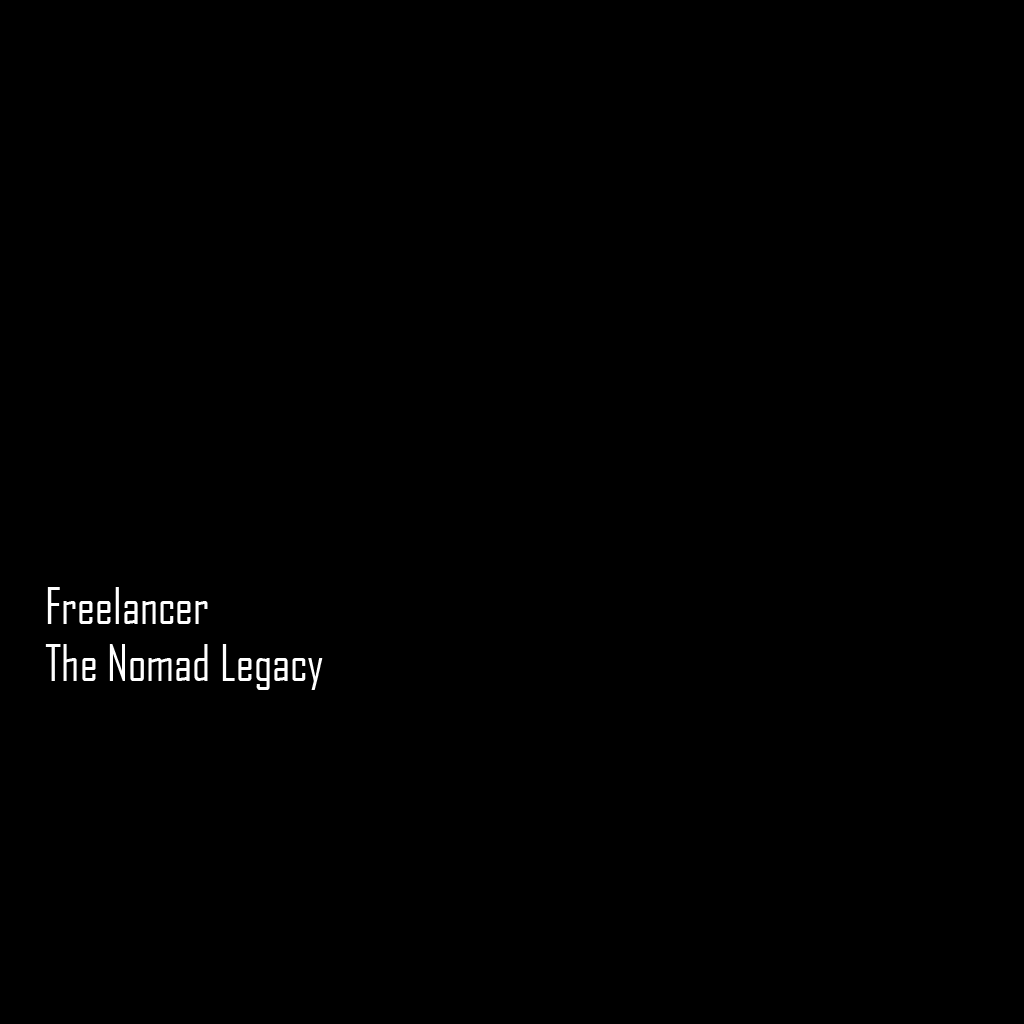
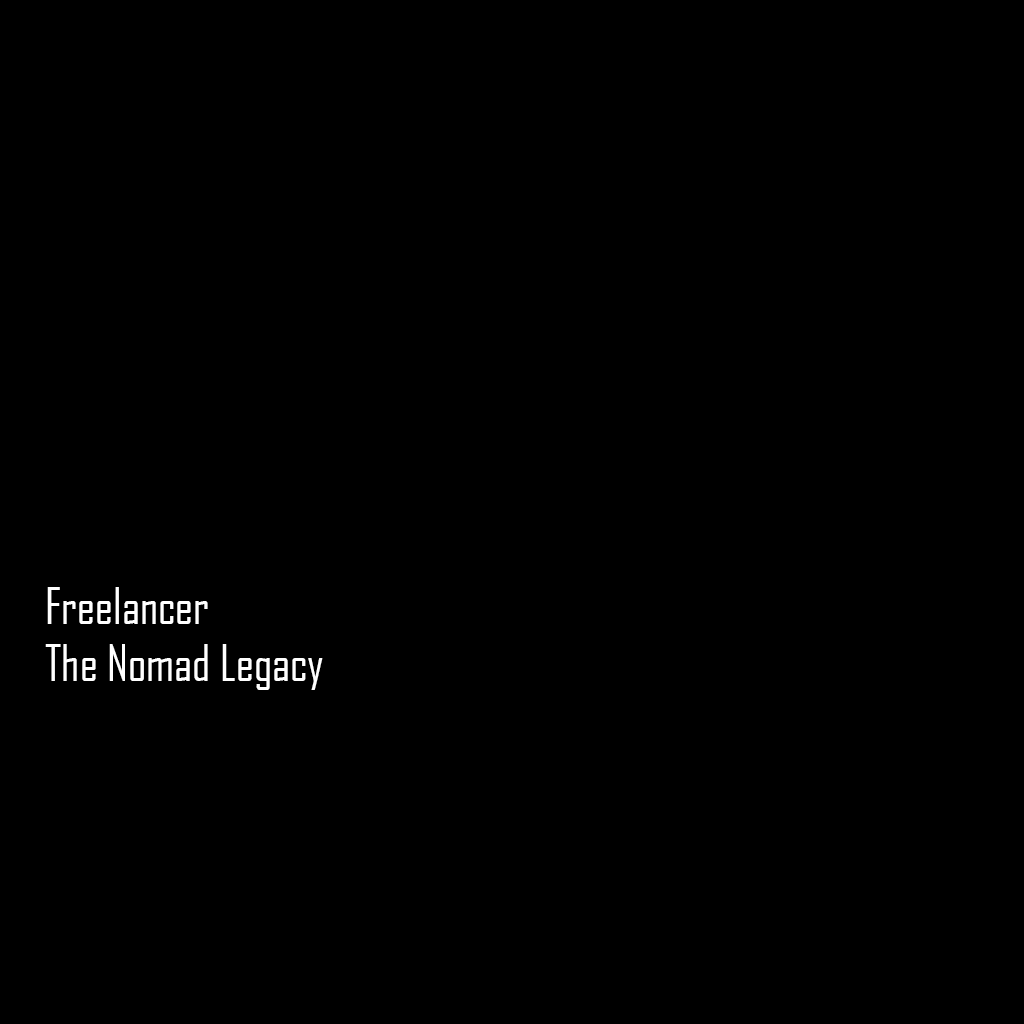
Layered file, before and after one edit (1024 x 1024). Changes by layer:
pixels changed over [left=45, top=587, right=323, bottom=690] (layer not identified)
